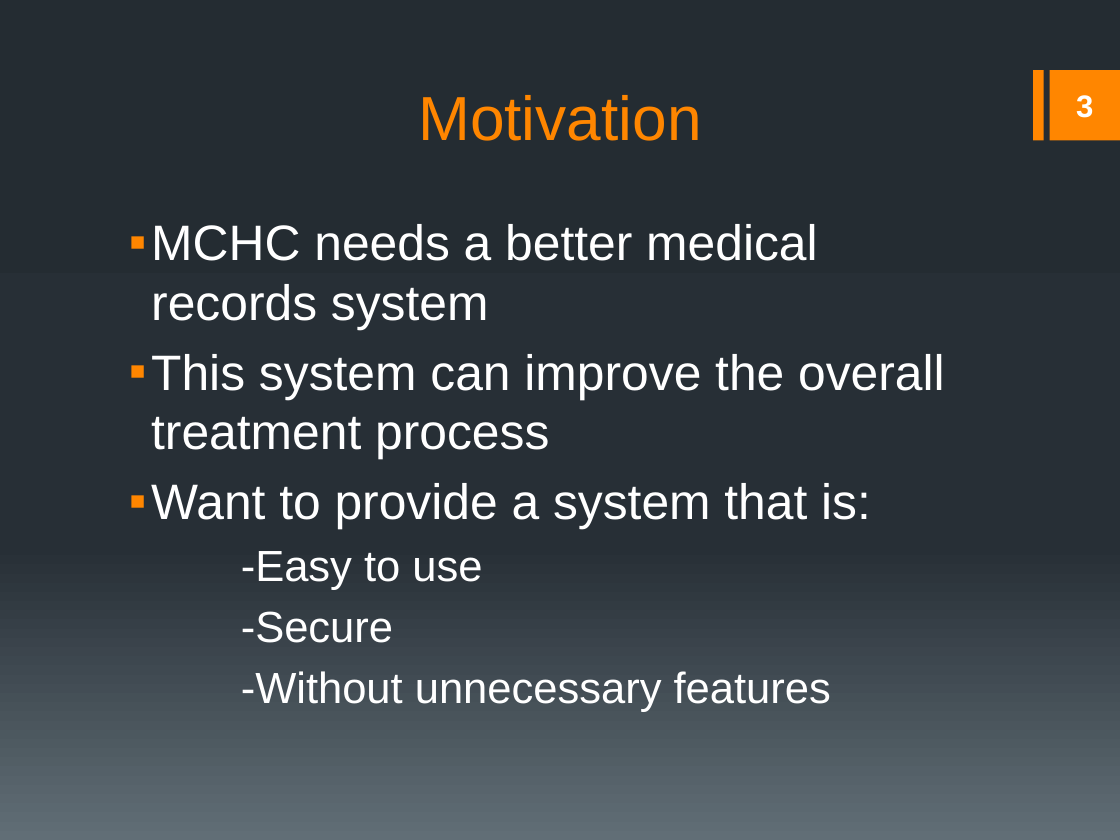
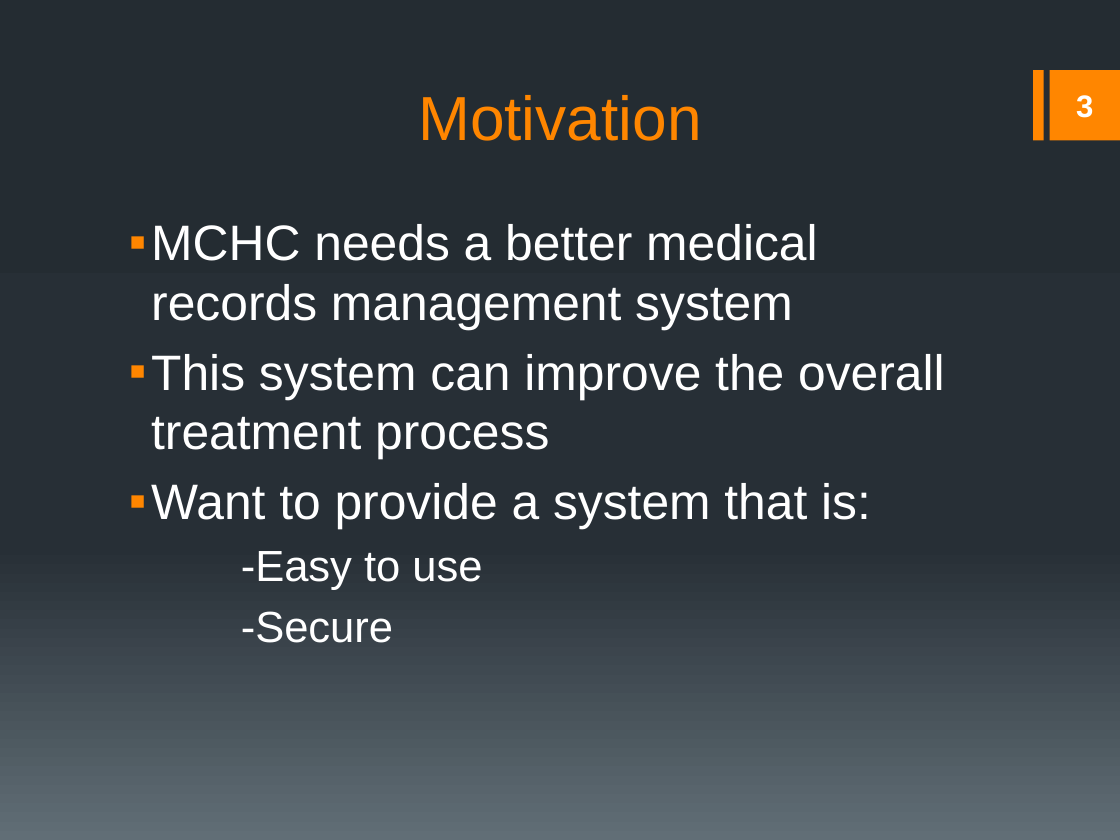
Before and after one commit to rmkane/semrs, a slide deck: slide 3 of Documentation/Final_Presentation.pptx. Drawn at 1120x840 pixels with LibreOffice and Linux fonts; fonts in the diff are those of the drawing. Boxes give left, top, right and bottom in pixels: in the first picture for what was removed or moved away, otherwise in the second. Text is boxed around its words. In the diff, an @@ line names an element or a change of style, - is before the commit and + after.

```diff
--- a/Documentation/Final_Presentation.pptx
+++ b/Documentation/Final_Presentation.pptx
@@ text at box(151, 224, 818, 330): text changed @@
-▪ MCHC needs a better medical records system
+▪ MCHC needs a better medical records management system
@@ text at box(241, 671, 831, 712): paragraph removed @@
--Without unnecessary features
```
Also in this commit, not shown: 2 other slides changed, 1 slide added, 2 slides removed, 3 other files.
